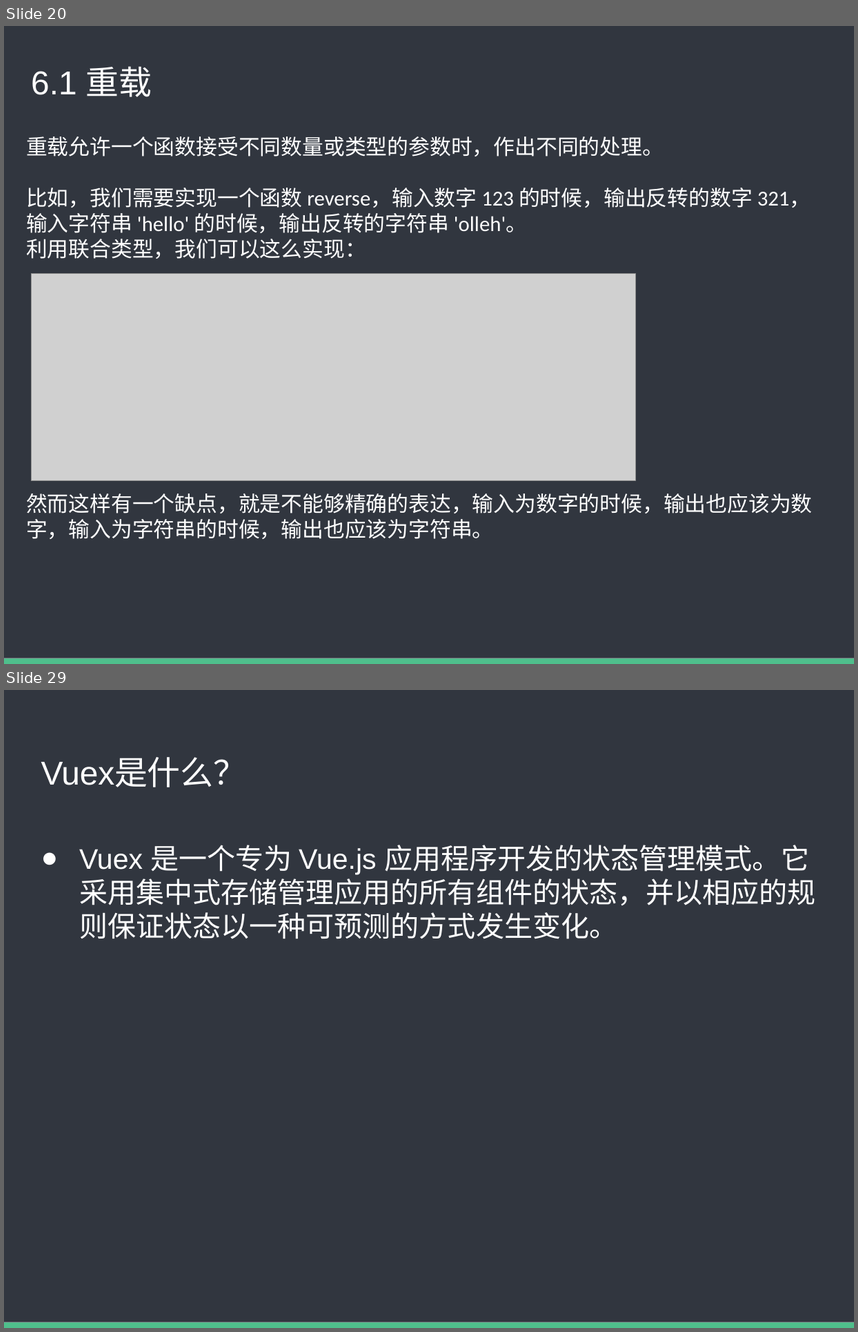
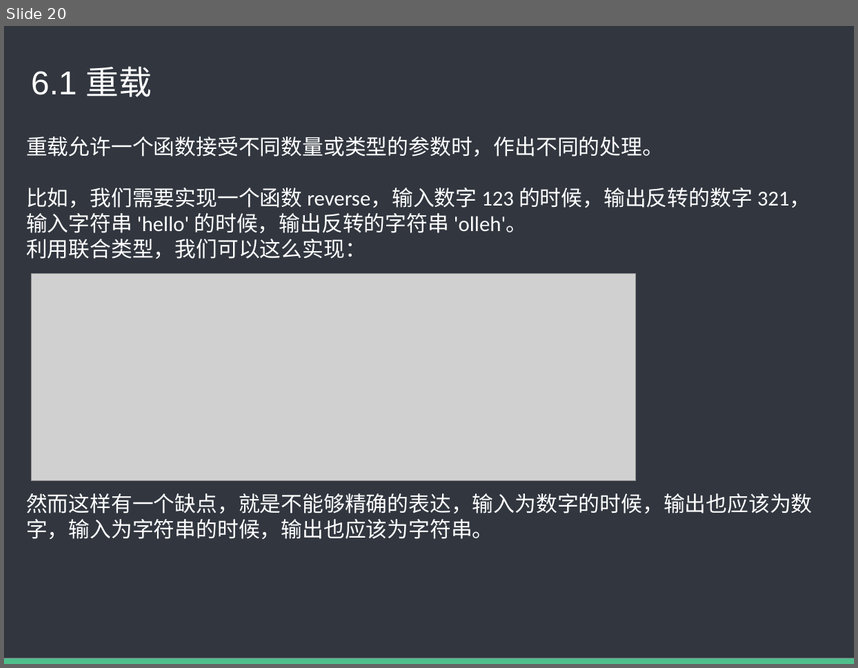
Before and after one commit to baixiaoyu2997/typescript-share, a slide deck: TS内部分享.pptx. Shown one above the other, each under a label of ours: slides 20 and 29 before the commit, slide 20 after it; the slides between them are not shown. The pictures are 858x1332 and 858x668 pixels, drawn with LibreOffice and Linux fonts; fonts in the diff are those of the drawing; grey boxes stand for pictures. Boxes give left, top, right and bottom in pixels: in the first picture for what was removed or moved away, otherwise in the second. Text is boxed around its words. In the diff, an @@ line names an element or a change of style, - is before the commit and + after.

```diff
--- a/TS内部分享.pptx
+++ b/TS内部分享.pptx
@@ slide 29 removed at box(4, 690, 854, 1328), background #FFFFFF; not listed: 2 template elements that a slide beside it also shows @@
@@ title removed at box(41, 758, 247, 787) @@
-Vuex是什么？
@@ text removed at box(79, 845, 816, 939) @@
-● Vuex 是一个专为 Vue.js 应用程序开发的状态管理模式。它采用集中式存储管理应用的所有组件的状态，并以相应的规则保证状态以一种可预测的方式发生变化。
```
Also in this commit, not shown: 5 slides changed, 7 slides added, 17 other slides removed, 2 other files.
